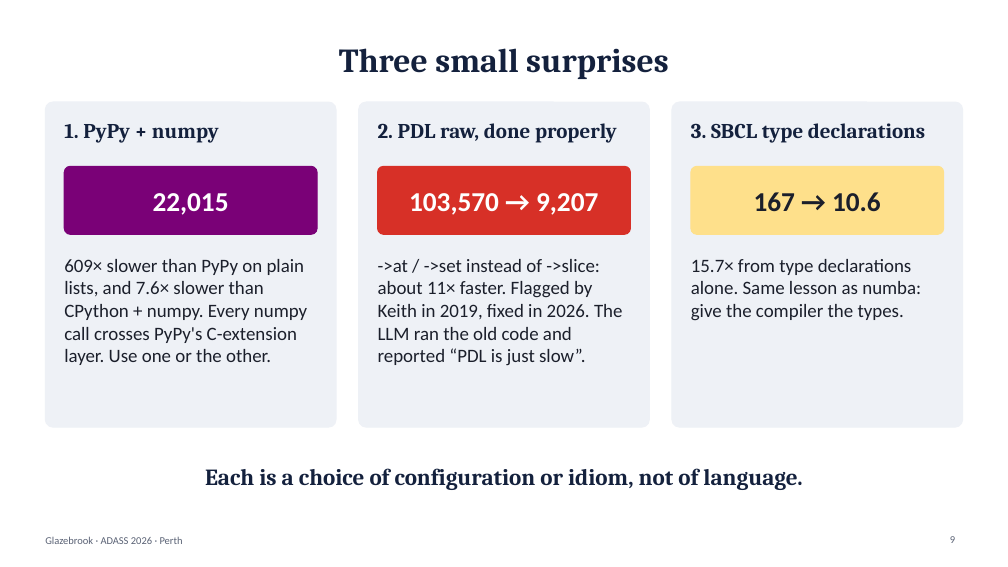
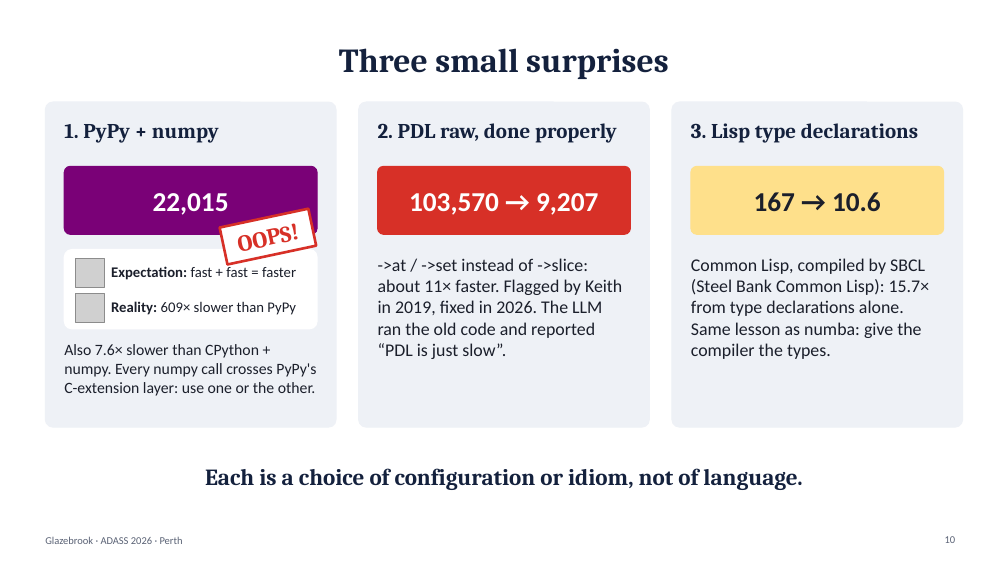
Before and after one commit to karlglazebrook/ADASS2026, a slide deck: slide 10 of talk/ADASS2026-talk.pptx (slide 9 before the commit). Drawn at 1008x567 pixels with LibreOffice and Linux fonts; fonts in the diff are those of the drawing; grey boxes stand for pictures. Boxes give left, top, right and bottom in pixels: in the first picture for what was removed or moved away, otherwise in the second. Text is boxed around its words. In the diff, an @@ line names an element or a change of style, - is before the commit and + after.

```diff
--- a/talk/ADASS2026-talk.pptx
+++ b/talk/ADASS2026-talk.pptx
@@ text at [691, 123, 918, 143]: text changed @@
-3. SBCL type declarations
+3. Lisp type declarations
@@ rectangle added at [219, 209, 316, 265], fill #FFFFFF, outline #D73027 2.5 pt, 22 pt, text #D73027, bold @@
+OOPS!
@@ rounded rectangle added at [64, 250, 317, 329], fill #FFFFFF, outline #FFFFFF 1 pt @@
@@ picture added at [76, 259, 104, 287] @@
@@ text added at [111, 264, 296, 280], 14 pt, text #1B1F2B @@
+Expectation: fast + fast = faster
@@ text "->at / ->set instead of ..." at [378, 258, 622, 359]: size 18 to 17 pt @@
@@ text at [691, 258, 930, 359]: text changed; size 18 to 17 pt @@
-15.7× from type declarations alone. Same lesson as numba: give the compiler the types.
+Common Lisp, compiled by SBCL (Steel Bank Common Lisp): 15.7× from type declarations alone. Same lesson as numba: give the compiler the types.
@@ picture added at [76, 293, 104, 322] @@
@@ text added at [111, 301, 296, 315], 14 pt, text #1B1F2B @@
+Reality: 609× slower than PyPy
@@ text at [64, 344, 316, 396]: text changed; size 18 to 15 pt @@
-609× slower than PyPy on plain lists, and 7.6× slower than CPython + numpy. Every numpy call crosses PyPy's C-extension layer. Use one or the other.
+Also 7.6× slower than CPython + numpy. Every numpy call crosses PyPy's C-extension layer: use one or the other.
@@ page number at [945, 536, 956, 543]: text changed @@
-9
+10
```
Also in this commit, not shown: 8 other slides changed, 2 slides added, 1 slide removed, 4 other files.
